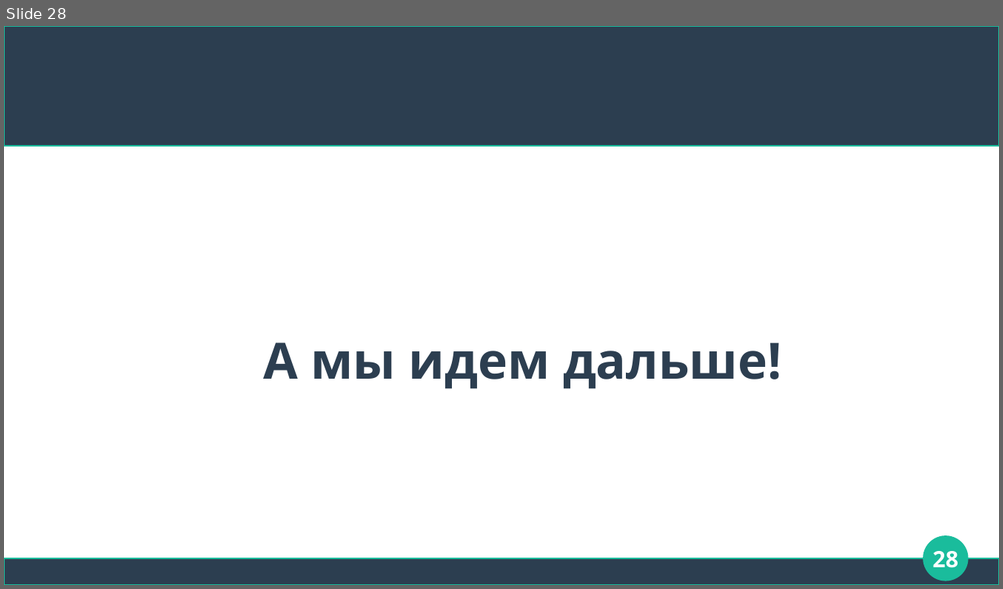
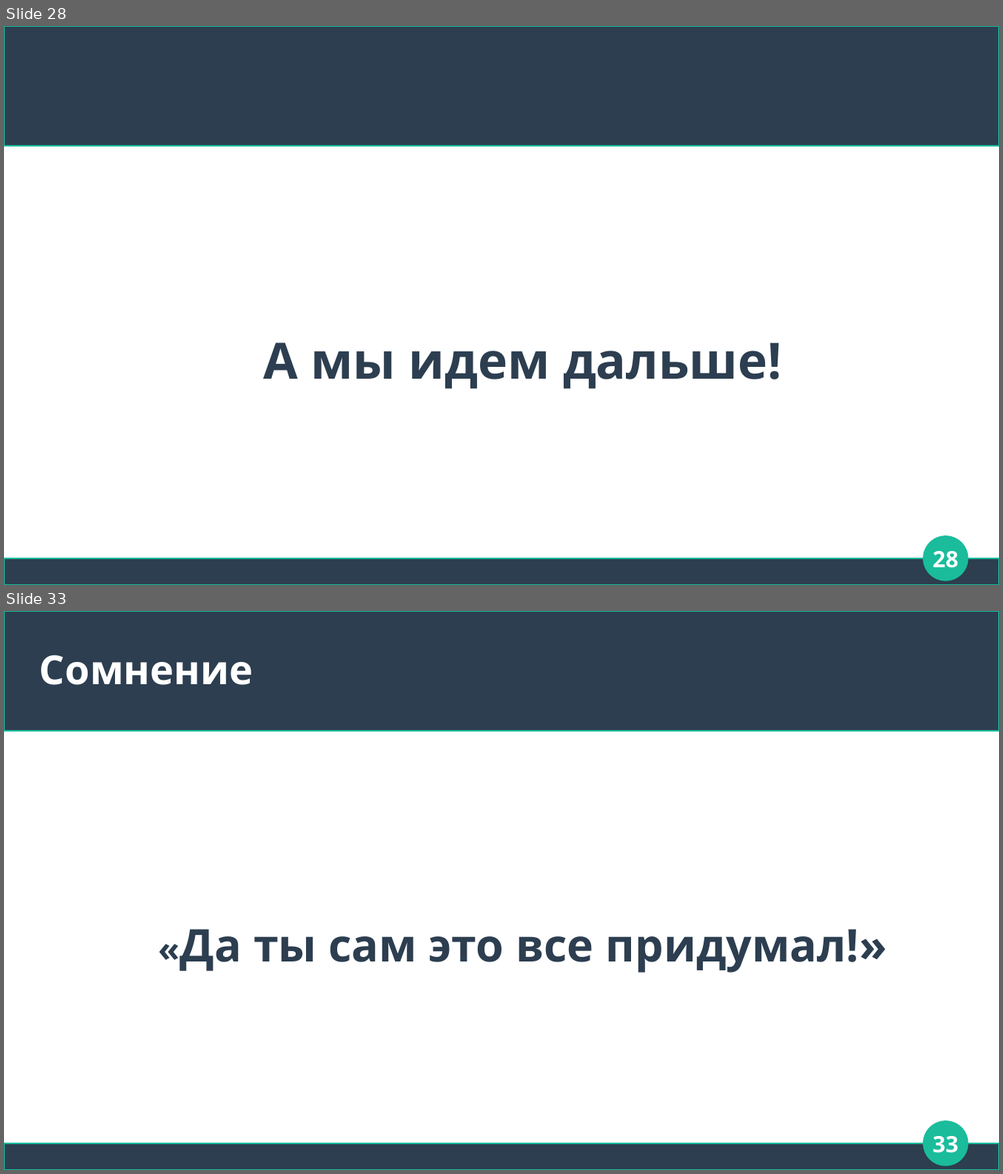
Before and after one commit to Chularev/articles, a slide deck: Psychology/4. аллостаз.odp. Shown one above the other, each under a label of ours: slide 28 before the commit, slides 28 and 33 after it; the slides between them are not shown. The pictures are 1003x589 and 1003x1174 pixels, drawn with LibreOffice and Linux fonts; fonts in the diff are those of the drawing. Boxes give left, top, right and bottom in pixels: in the first picture for what was removed or moved away, otherwise in the second. Text is boxed around its words. In the diff, an @@ line names an element or a change of style, - is before the commit and + after.

```diff
--- a/Psychology/4. аллостаз.odp
+++ b/Psychology/4. аллостаз.odp
@@ slide 33 added at (4, 611, 999, 1170), background #FFFFFF; not listed: 3 template elements that a slide beside it also shows @@
@@ title added at (40, 655, 253, 685), 32 pt, text #FFFFFF, bold @@
+Сомнение
@@ text added at (180, 929, 887, 973), 36 pt, text #2C3E50, bold @@
+«Да ты сам это все придумал!»
@@ page number added at (932, 1136, 958, 1153), 18 pt, text #FFFFFF, bold @@
+33
```
Also in this commit, not shown: 6 other slides added.
